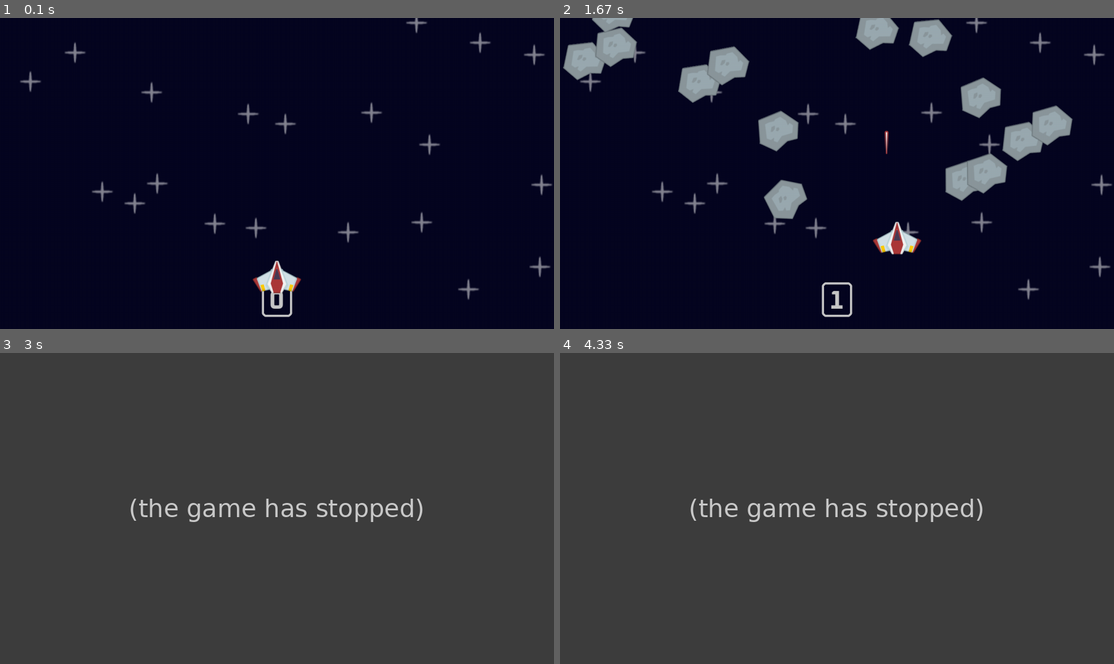
Above: before the commit, frames 1-4 (two rows, left to right).
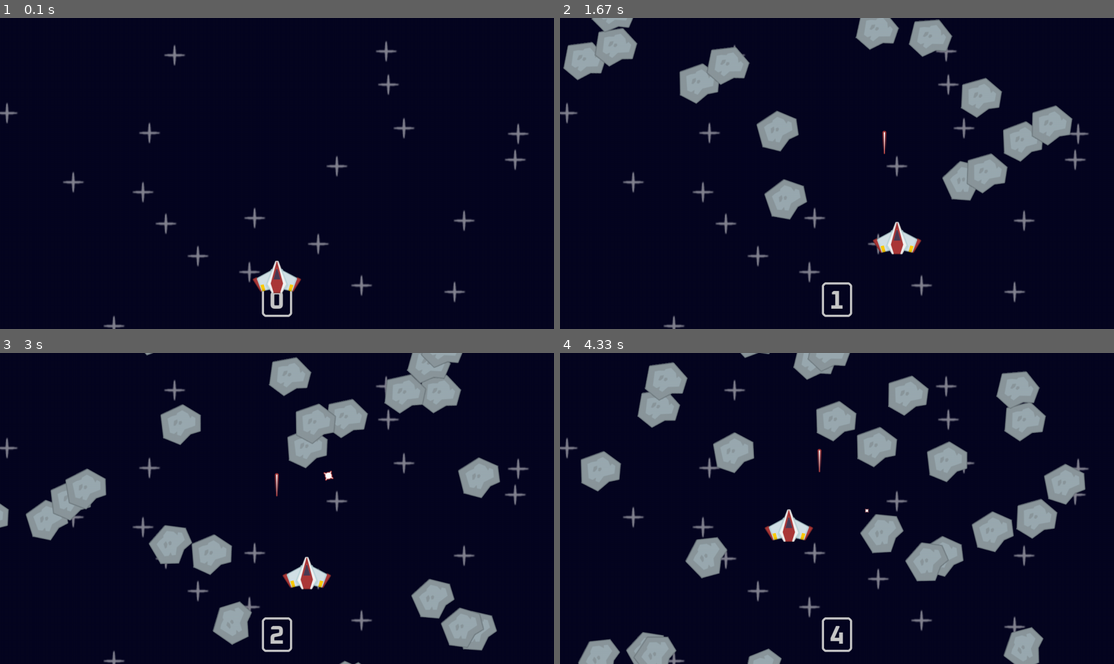
Above: after the commit, the same moments.

Repository: SZYMMIX/pygame-projects
Game: pygame game, started from Space Shooter/main.py
Same seed, same stepped clock (60 frames per second), same inputs: the game is played once before the commit and once after it.
Inputs:
- Up to frame 1 (0.1 s): no input
- Up to frame 2 (1.67 s): tap Space at 0.33, 0.73, 1.03, 1.23 s; hold Right 0.67-1.13 s; hold Up 1.17-1.47 s
- Up to frame 3 (3 s): hold Left 2-2.53 s; tap Space at 2.07, 2.37, 2.63 s; hold Right 2.57-2.87 s
- Up to frame 4 (4.33 s): hold Up 3.33-3.7 s; tap Space at 3.4, 3.8, 4.1 s; hold Left from 3.73 s (still down)

The runs differ from the first frame. In frame 1, 2.6% of the frame differs, in the area x 0-100%, y 0-100%; in frame 2, 3.2%; in frame 3, 100%; in frame 4, 99%.
Before the commit the program exited at 2.55 s; later frames show no game.

Commit message:
Refactor classes and game structure; get rid of "magic numbers"; remove globals

Diff:
--- a/Space Shooter/main.py
+++ b/Space Shooter/main.py
@@ -2,42 +2,59 @@
 from random import randint, uniform
 from os.path import join
 
+WINDOW_WIDTH = 1280
+WINDOW_HEIGHT = 720
+PLAYER_SPEED = 300
+LASER_SPEED = 400
+LASER_COOLDOWN = 400
+METEOR_SPEED_MIN = 200
+METEOR_SPEED_MAX = 300
+METEOR_ROTATION_MIN = 10
+METEOR_ROTATION_MAX = 30
+SCORE_COLOR = (200, 200, 200, 1)
+BACKGROUND_COLOR = (6, 6, 33, 0.8)
+
 class Player(pygame.sprite.Sprite):
-    def __init__(self, groups):
+    def __init__(self, groups, create_laser):
         super().__init__(groups)
         self.image = pygame.image.load(join('Space Shooter', 'Assets', 'images', 'player.png')).convert_alpha()
         self.rect = self.image.get_frect(center = (WINDOW_WIDTH / 2, WINDOW_HEIGHT / 1.2))
-        self.speed = 300
+        self.speed = PLAYER_SPEED
         self.direction = pygame.math.Vector2()
 
         self.canShoot = True
         self.laser_shoot_time = 0
-        self.cooldown_duration = 400
+        self.cooldown_duration = LASER_COOLDOWN
+        self.create_laser = create_laser
 
-
-    def laser_timer(self):
+    def _laser_timer(self):
         if not self.canShoot:
             current_time = pygame.time.get_ticks()
             if current_time - self.laser_shoot_time >= self.cooldown_duration:
                 self.canShoot = True
 
-
-    def update(self, dt):
+    def _handle_input(self):
         keys = pygame.key.get_pressed()
         self.direction.x = int(keys[pygame.K_RIGHT]) - int(keys[pygame.K_LEFT])
         self.direction.y = int(keys[pygame.K_DOWN]) - int(keys[pygame.K_UP])
+
+        if pygame.key.get_just_pressed()[pygame.K_SPACE] and self.canShoot:
+            self.create_laser(self.rect.midtop)
+            self.canShoot = False
+            self.laser_shoot_time = pygame.time.get_ticks()
+
+    def update(self, dt):
+
+        self._handle_input()
+        self._laser_timer()
+
         self.direction = self.direction.normalize() if self.direction else self.direction
         self.rect.center += self.direction * self.speed * dt
 
-        recent_keys = pygame.key.get_just_pressed()
-        if recent_keys[pygame.K_SPACE] and self.canShoot:
-            Laser((all_sprites, laser_sprites), laser_surf, self.rect.midtop)
-            self.canShoot = False
-            self.laser_shoot_time = pygame.time.get_ticks()
-            laser_sound.play()
-
-
-        self.laser_timer()
+        if self.rect.left < 0: self.rect.left = 0
+        if self.rect.right > WINDOW_WIDTH: self.rect.right = WINDOW_WIDTH
+        if self.rect.top < 0: self.rect.top = 0
+        if self.rect.bottom > WINDOW_HEIGHT: self.rect.bottom = WINDOW_HEIGHT
 
 class Star(pygame.sprite.Sprite):
     def __init__(self, groups, surf):
@@ -52,7 +69,7 @@
         self.rect = self.image.get_frect(midbottom = pos)
 
     def update(self, dt):
-        self.rect.centery -= 400 * dt
+        self.rect.centery -= LASER_SPEED * dt
         if self.rect.bottom < 0:
             self.kill()
 
@@ -62,11 +79,9 @@
         self.origin_image = surf
         self.image = surf
         self.rect = self.image.get_frect(center = (randint(80, WINDOW_WIDTH-80), -40))
-        # self.drop_speed = randint(100, 150)
-        self.drop_speed = randint(200, 300)
-        # self.direction = pygame.Vector2(uniform(-0.15, 0.15), 1)
+        self.drop_speed = randint(METEOR_SPEED_MIN, METEOR_SPEED_MAX)
         self.direction = pygame.Vector2(uniform(-0.5, 0.5), 1)
-        self.rotation_value = randint(10, 30)
+        self.rotation_speed = randint(METEOR_ROTATION_MIN, METEOR_ROTATION_MAX)
         self.rotation = 0
 
     def update(self, dt):
@@ -75,7 +90,7 @@
         if self.rect.top > WINDOW_HEIGHT:
             self.kill()
 
-        self.rotation += self.rotation_value * dt
+        self.rotation += self.rotation_speed * dt
         self.image = pygame.transform.rotozoom(self.origin_image, self.rotation, 1)
         self.rect = self.image.get_frect(center = self.rect.center)
 
@@ -94,83 +109,86 @@
         else:
             self.kill()
 
-def display_score():
-    current_time = pygame.time.get_ticks()//1000
-    text_time_surf = font.render(str(current_time), True, (200, 200, 200, 1))
-    text_rect = text_time_surf.get_frect(midbottom = (WINDOW_WIDTH / 2, WINDOW_HEIGHT - 20))
-    display_surface.blit(text_time_surf, text_rect)
-    pygame.draw.rect(display_surface, (200, 200, 200, 1), text_rect.inflate(35, 5).move(0, -10), 5, 10)
+class Game:
+    def __init__(self):
+        pygame.init()
+        self.display_surface = pygame.display.set_mode((WINDOW_WIDTH, WINDOW_HEIGHT))
+        pygame.display.set_caption('Space Shooter')
+        self.clock = pygame.time.Clock()
+        self.running = True
 
-def collision():
-    global running
-    # possible future update:
-    # global counter
-    # global text_destroyed_surf
-    collision_sprites = pygame.sprite.spritecollide(player, meteor_sprites, True, pygame.sprite.collide_mask)
+        self._load_assets()
 
-    if collision_sprites:
-        running = False
+        self.all_sprites = pygame.sprite.Group()
+        self.meteor_sprites = pygame.sprite.Group()
+        self.laser_sprites = pygame.sprite.Group()
 
-    for laser in laser_sprites:
-        collided_sprites = pygame.sprite.spritecollide(laser, meteor_sprites, True)
-        if collided_sprites:
-            laser.kill()
-            AnimatedExplosion(explosion_frames, laser.rect.midtop, all_sprites)
-            explosion_sound.play()
+        for _ in range(20):
+            Star(self.all_sprites, self.star_surf)
 
-    # if collision_lasers:
-    #     counter += 1
-        # text_destroyed_surf = font.render(f"{counter}", True, (200, 200, 200, 1))
+        self.player = Player(self.all_sprites, self.create_laser)
 
-pygame.init()
-WINDOW_WIDTH, WINDOW_HEIGHT = 1280, 720
-display_surface = pygame.display.set_mode((WINDOW_WIDTH, WINDOW_HEIGHT))
-running = True
-clock = pygame.time.Clock()
-pygame.display.set_caption('Space Shooter')
-font = pygame.font.Font(join('Space Shooter', 'Assets', 'images', 'Oxanium-Bold.ttf'), 60)
-counter = 0
-star_surf = pygame.image.load(join('Space Shooter', 'Assets', 'images', 'star.png')).convert_alpha()
-meteor_surf = pygame.image.load(join('Space Shooter', 'Assets', 'images', 'meteor.png')).convert_alpha()
-laser_surf = pygame.image.load(join('Space Shooter', 'Assets', 'images', 'laser.png')).convert_alpha()
-explosion_frames = [pygame.image.load(join('Space Shooter', 'Assets', 'images', 'explosion', f'{i}.png')).convert_alpha() for i in range(21)]
+        self.meteor_event = pygame.event.custom_type()
+        pygame.time.set_timer(self.meteor_event, 110)
 
-laser_sound = pygame.mixer.Sound(join('Space Shooter', 'Assets', 'audio', 'laser.wav'))
-laser_sound.set_volume(0.07)
-explosion_sound = pygame.mixer.Sound(join('Space Shooter', 'Assets', 'audio', 'explosion.wav'))
-explosion_sound.set_volume(0.07)
-game_music = pygame.mixer.Sound(join('Space Shooter', 'Assets', 'audio', 'game_music.wav'))
-game_music.set_volume(0.04)
-game_music.play(-1)
+        self.game_music.play(-1)
 
-all_sprites = pygame.sprite.Group()
-meteor_sprites = pygame.sprite.Group()
-laser_sprites = pygame.sprite.Group()
-for _ in range(20):
-    Star(all_sprites, star_surf)
-player = Player(all_sprites)
+    def _load_assets(self):
+        self.font = pygame.font.Font(join('Space Shooter', 'Assets', 'images', 'Oxanium-Bold.ttf'), 60)
+        self.star_surf = pygame.image.load(join('Space Shooter', 'Assets', 'images', 'star.png')).convert_alpha()
+        self.meteor_surf = pygame.image.load(join('Space Shooter', 'Assets', 'images', 'meteor.png')).convert_alpha()
+        self.laser_surf = pygame.image.load(join('Space Shooter', 'Assets', 'images', 'laser.png')).convert_alpha()
+        self.explosion_frames = [pygame.image.load(join('Space Shooter', 'Assets', 'images', 'explosion', f'{i}.png')).convert_alpha() for i in range(21)]
 
+        self.laser_sound = pygame.mixer.Sound(join('Space Shooter', 'Assets', 'audio', 'laser.wav'))
+        self.laser_sound.set_volume(0.07)
+        self.explosion_sound = pygame.mixer.Sound(join('Space Shooter', 'Assets', 'audio', 'explosion.wav'))
+        self.explosion_sound.set_volume(0.07)
+        self.game_music = pygame.mixer.Sound(join('Space Shooter', 'Assets', 'audio', 'game_music.wav'))
+        self.game_music.set_volume(0.04)
 
-meteor_event = pygame.event.custom_type()
-# pygame.time.set_timer(meteor_event, 1000)
-pygame.time.set_timer(meteor_event, 110)
+    def create_laser(self, pos):
+        Laser((self.all_sprites, self.laser_sprites),self.laser_surf, pos)
+        self.laser_sound.play()
 
+    def display_score(self):
+        score_text = str(pygame.time.get_ticks()//1000)
+        text_surf = self.font.render(score_text, True, SCORE_COLOR)
+        text_rect = text_surf.get_frect(midbottom = (WINDOW_WIDTH / 2, WINDOW_HEIGHT - 20))
+        self.display_surface.blit(text_surf, text_rect)
+        pygame.draw.rect(self.display_surface, SCORE_COLOR, text_rect.inflate(35, 5).move(0, -10), 5, 10)
 
-while running:
-    dt = clock.tick() / 1000
-    for event in pygame.event.get():
-        if event.type == pygame.QUIT:
-            running = False
+    def collision(self):
 
-        if event.type == meteor_event:
-            Meteor((all_sprites, meteor_sprites), meteor_surf)
+        if pygame.sprite.spritecollide(self.player, self.meteor_sprites, True, pygame.sprite.collide_mask):
+            self.running = False
 
-    all_sprites.update(dt)
-    collision()
+        for laser in self.laser_sprites:
+            collided_sprites = pygame.sprite.spritecollide(laser, self.meteor_sprites, True)
+            if collided_sprites:
+                laser.kill()
+                AnimatedExplosion(self.explosion_frames, laser.rect.midtop, self.all_sprites)
+                self.explosion_sound.play()
 
-    display_surface.fill((6, 6, 33, 0.8))
-    display_score()
-    all_sprites.draw(display_surface)
-    pygame.display.update()
+    def run(self):
+        while self.running:
+            dt = self.clock.tick() / 1000
+            for event in pygame.event.get():
+                if event.type == pygame.QUIT:
+                    running = False
 
-pygame.quit()
+                if event.type == self.meteor_event:
+                    Meteor((self.all_sprites, self.meteor_sprites), self.meteor_surf)
+
+            self.all_sprites.update(dt)
+            self.collision()
+
+            self.display_surface.fill(BACKGROUND_COLOR)
+            self.display_score()
+            self.all_sprites.draw(self.display_surface)
+            pygame.display.update()
+        pygame.quit()
+
+if __name__ == '__main__':
+    game = Game()
+    game.run()
